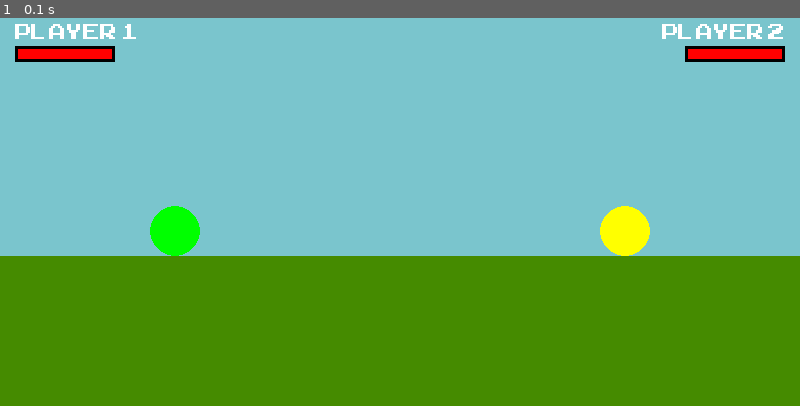
Above: before the commit, frame 1.
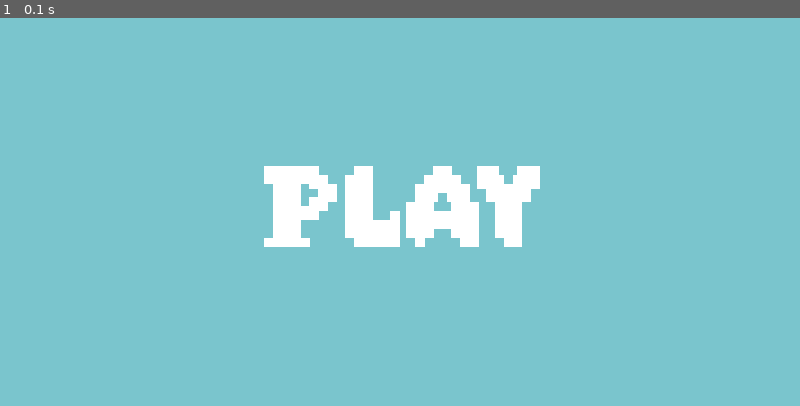
Above: after the commit, the same moment.

Repository: ShivanshPlays1/Random-Pygame-Project-lol
Game: pygame game, started from game.py
Same seed, same stepped clock (60 frames per second), same inputs: the game is played once before the commit and once after it.
Inputs:
- Up to frame 1 (0.1 s): no input

The runs differ from the first frame. In frame 1, 46% of the frame differs, in the area x 0-100%, y 1-100%.

Commit message:
added a home game state, but play button doesnt work yet

Diff:
--- a/game.py
+++ b/game.py
@@ -5,6 +5,7 @@
 screen = pygame.display.set_mode((800, 400))
 clock = pygame.time.Clock()
 font = pygame.font.Font("SuperPixel-m2L8j.ttf", 90)
+font3 = pygame.font.Font("SuperPixel-m2L8j.ttf", 20)
 font2 = pygame.font.Font("ARCADECLASSIC.TTF", 30)
 class ball:
     def __init__(self, x: int, y: int, l: int, hp: 100, max_hp: 100):
@@ -59,7 +60,8 @@
 
 
 run = True
-in_game = True
+in_game = False
+home = True
 
 while run:
     for event in pygame.event.get():
@@ -78,6 +80,11 @@
     if ball2.hp <= 0:
         ball2lose = True
         in_game = False
+    if home:
+        screen.fill('cadetblue3')
+        Play = font.render('Play', False, 'White')
+        Play_rect = Play.get_rect(center = (400, 200))
+        screen.blit(Play, Play_rect)
     if in_game:
         # keys
         pressed = pygame.key.get_pressed()
@@ -131,7 +138,7 @@
         ground = pygame.draw.rect(screen, "chartreuse4", (0, (ball1.y + 50), 800, (800 - ball1.y)))
         ball1.draw("yellow")
         ball2.draw("green")
-    else:
+    elif home == False:
         screen.fill("cadetblue3")
         text = font.render("YOU LOSE!", False, "white")
         text_rect = text.get_rect(center=(400, 200))
